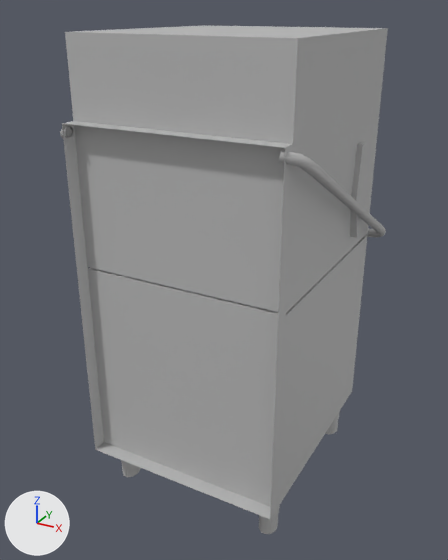
What one commit did to the FBX model Assets/Art_Assets/Kitchen/M_Dishwasher/SM_Dishwasher.fbx.
Rendered twice from a camera (50 mm lens) standing at (1.86, -3.54, 3.24) and looking at (-0.11, 0.03, 1.45). The lights are fixed; the arrows at lower left show +X, +Y and +Z. Where no turn or scale is listed for an object, it has been applied to the vertices.

In view in the first picture: 'SM_DishwasherBottom', 'SM_DishwasherHandle', 'SM_DishwasherTop'.
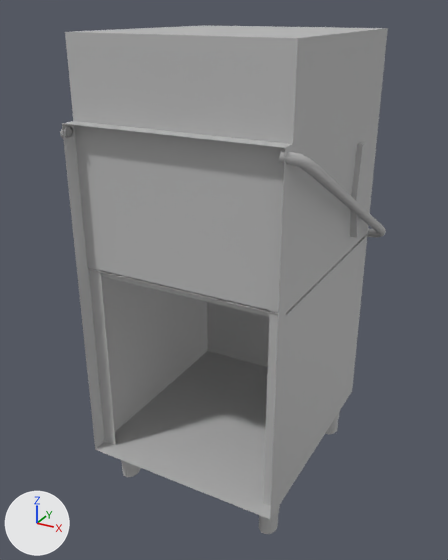
Commit message: [FIX] SM_Dishwasher

Where the newer file only moved an object's origin or applied its transform, the numbers keep the older frame.

What the commit changed:
me_mesh_002 has 192 vertices, 144 faces and spans x -0.69..0.69, y -0.8..0.8, z -1.52..1.52.
me_mesh_002 is used by ob_sm_dishwasherbottom; location (0.0, -0.023, 1.52).
Verts and faces of me_mesh_002; kept vertices keep their numbers, new ones are numbered from 192.
Before the commit, vertices of me_mesh_002: 4 (-0.69, -0.7, 1.11) at pixel (74, 120), 5 (0.69, -0.7, 1.11) at pixel (293, 143), 6 (-0.69, -0.7, -1.2), 7 (0.69, -0.7, -1.2) at pixel (277, 508), 8 (-0.69, -0.71, -1.2) at pixel (104, 441).
Before the commit, vertices of me_mesh_002: 9 (0.69, -0.71, -1.2) at pixel (276, 509), 10 (0.69, -0.71, 0.18) at pixel (285, 316), 11 (-0.69, -0.71, 0.18) at pixel (87, 268).
Part 1, on me_mesh_002:
Faces deleted: (8, 9, 10, 11).
New vertex 192 is at (-0.59, -0.7, 1.11), pixel (87, 122).
New vertex 193 is at (-0.59, -0.7, -1.2), pixel (115, 445).
New vertex 194 is at (0.59, -0.7, 1.11).
New vertex 195 is at (0.59, -0.7, -1.2), pixel (263, 502).
New faces: (4, 192, 193, 6), (5, 7, 195, 194).

Boxes [x1, y1, x2, y2] around the edits, measured in the pictures (448 x 560 px):
part 1 of me_mesh_002, built on
    before: [88, 269, 278, 507]
    after: [88, 267, 278, 506]
